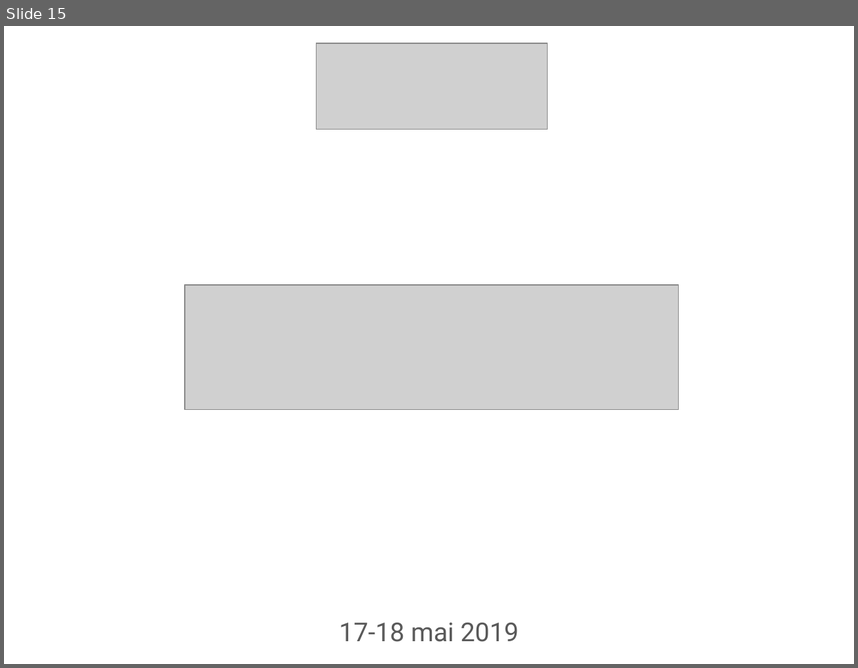
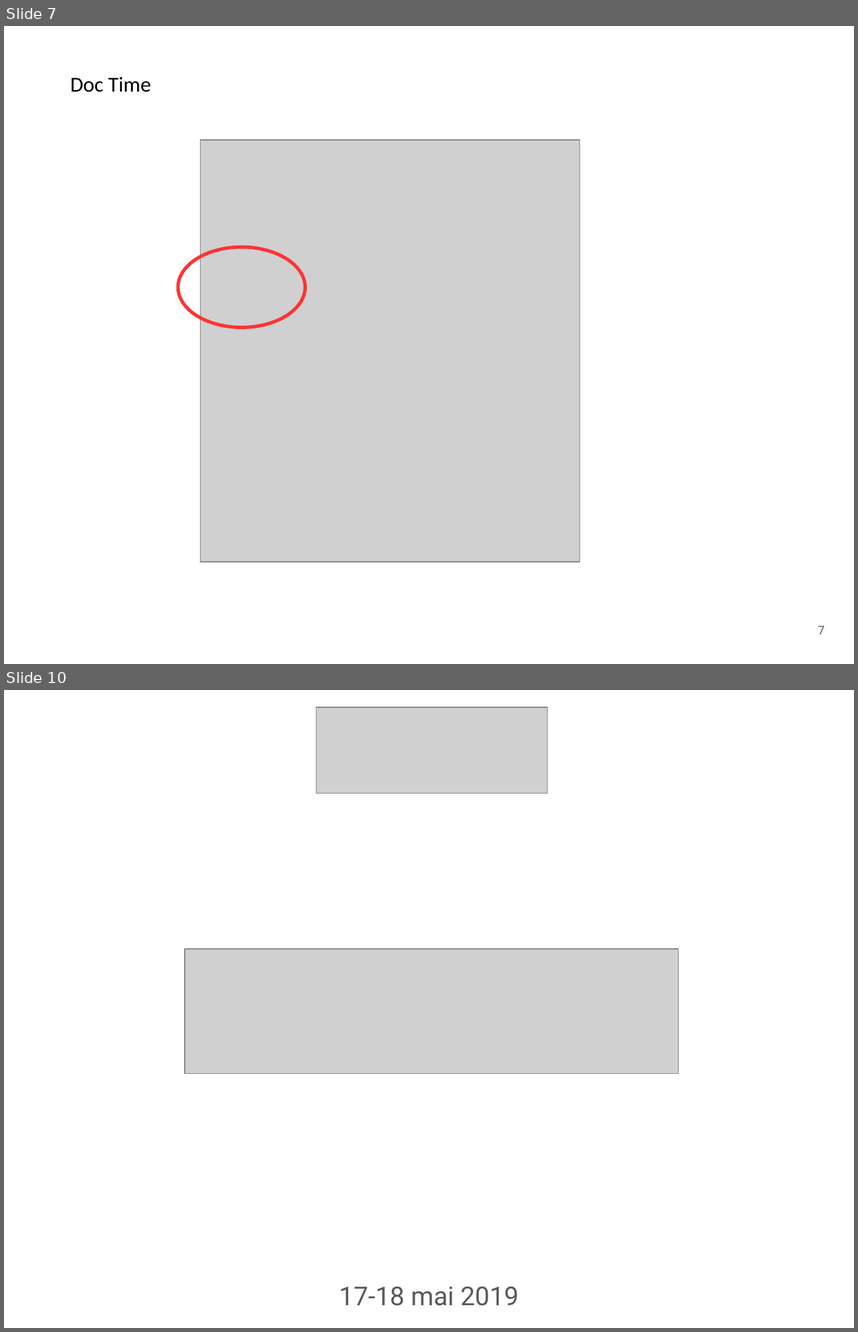
Before and after one commit to giodemaio/hackathonGM, a slide deck: GM IT Hackathon PITCH Doc Time.pptx. Shown one above the other, each under a label of ours: slide 15 before the commit, slides 7 and 10 after it; the slides between them are not shown. The pictures are 858x668 and 858x1332 pixels, drawn with LibreOffice and Linux fonts; fonts in the diff are those of the drawing; grey boxes stand for pictures; background and template pictures are left out. Boxes give left, top, right and bottom in pixels: in the first picture for what was removed or moved away, otherwise in the second. Text is boxed around its words. In the diff, an @@ line names an element or a change of style, - is before the commit and + after.

```diff
--- a/GM IT Hackathon PITCH Doc Time.pptx
+++ b/GM IT Hackathon PITCH Doc Time.pptx
@@ slide 7 added at (x1=4, y1=26, x2=854, y2=664), background picture (left out) @@
@@ text added at (x1=70, y1=77, x2=151, y2=92), 18 pt, text #000000 @@
+Doc Time
@@ picture added at (x1=201, y1=140, x2=579, y2=561) @@
@@ ellipse added at (x1=179, y1=247, x2=306, y2=327), outline #FF3333 2.83 pt @@
@@ page number added at (x1=818, y1=626, x2=825, y2=634), 10 pt, text #595959 @@
+7
@@ what was slide 15 is now slide 10 @@
```
Also in this commit, not shown: 7 other slides added, 14 slides removed.
